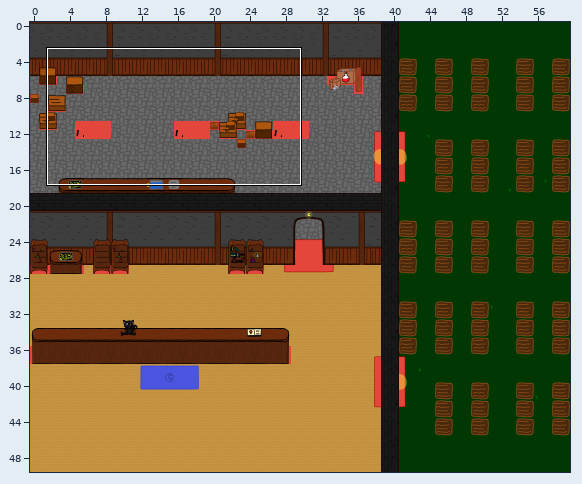
Level history. Tiled map: assets/map/ShopMap.tmx. Above: a wide view before the commit, with the close-up outlined.
Close-up. First the earlier version:
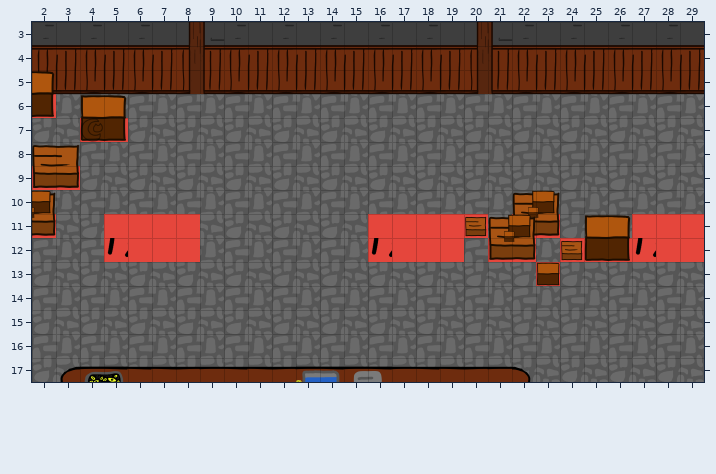
Cells are 128x128 px. Shown: x 2..29, y 3..17.
Once edited:
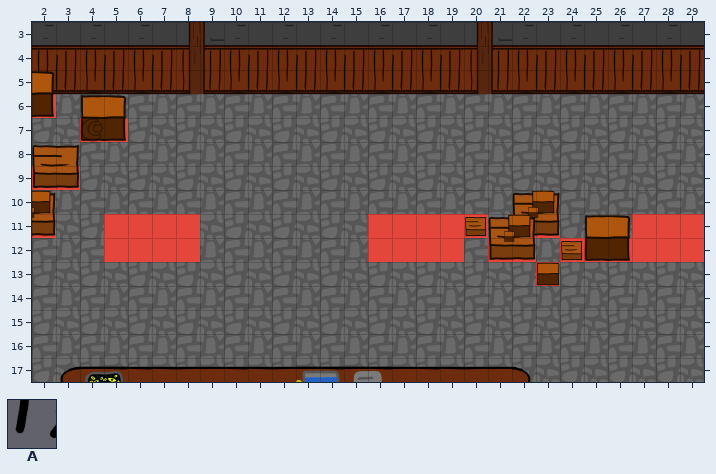
Key: from "_SpriteSheet": A 320.
_ is an empty cell, . an unchanged one.
What changed:
--- layer "SpawnerTilers"
@@ x 5..27 @@
-12 A..........A..........A
+12 _.........._.........._
Changed places in both close-ups, as pixel boxes (x1, y1, x2, y2):
removed: (107, 238, 128, 257)
removed: (371, 238, 392, 257)
removed: (635, 238, 656, 257)
